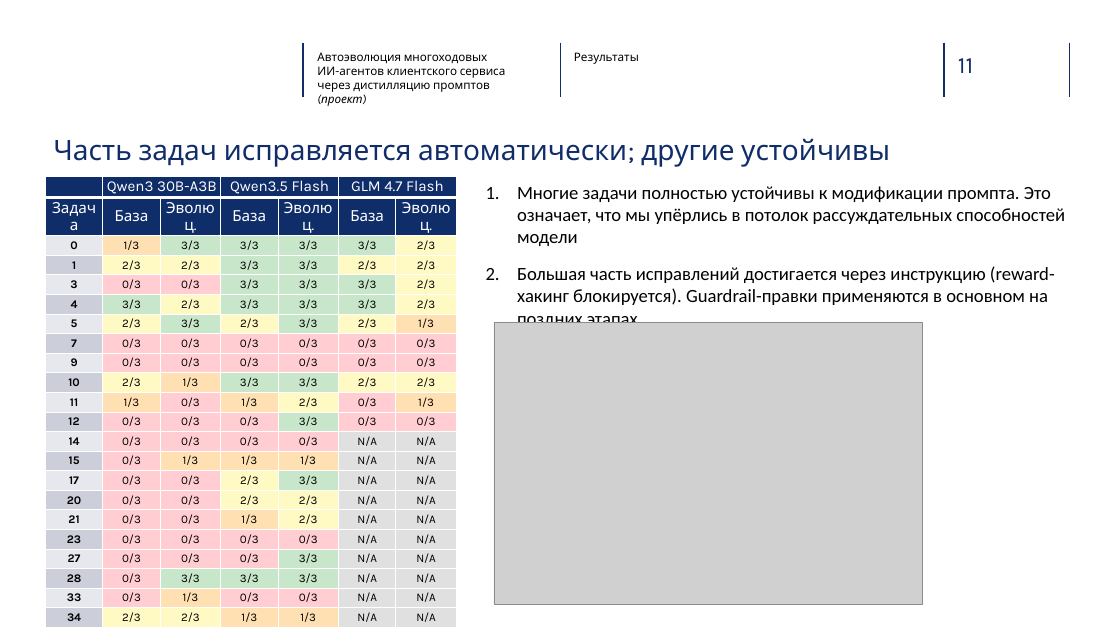
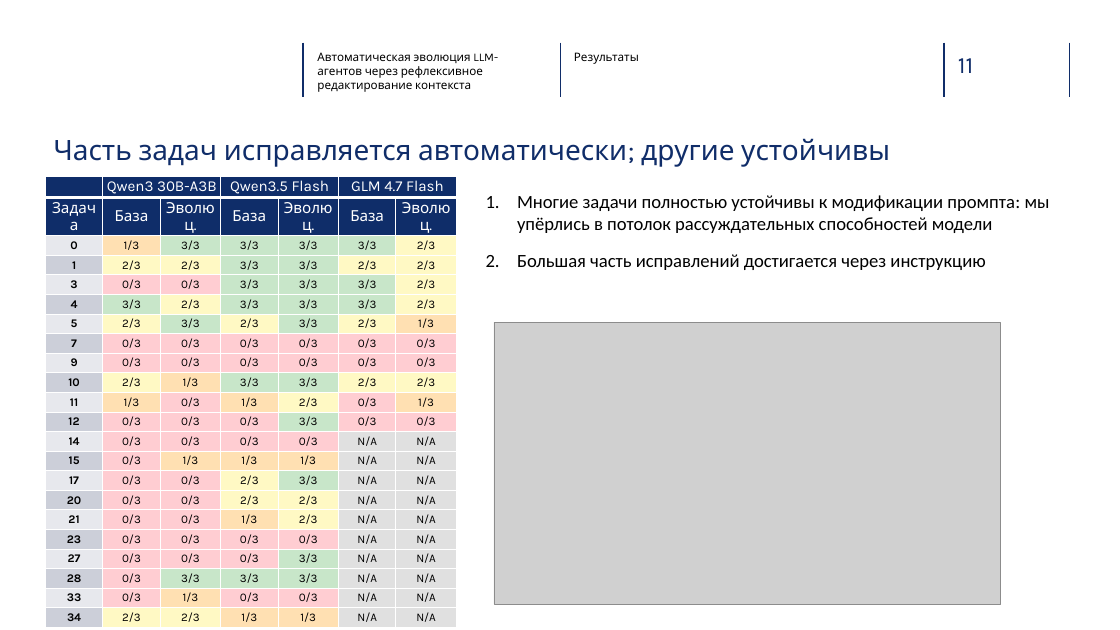
Before and after one commit to glebdementev/tau-evo, a slide deck: slide 11 of slides/defense_ru.pptx (slide 12 before the commit). Drawn at 1120x630 pixels with LibreOffice and Linux fonts; fonts in the diff are those of the drawing; grey boxes stand for pictures; background and template pictures are left out. Boxes give left, top, right and bottom in pixels: in the first picture for what was removed or moved away, otherwise in the second. Text is boxed around its words. In the diff, an @@ line names an element or a change of style, - is before the commit and + after.

```diff
--- a/slides/defense_ru.pptx
+++ b/slides/defense_ru.pptx
@@ text at bbox=[317, 52, 498, 92]: text changed @@
-Автоэволюция многоходовых
-ИИ-агентов клиентского сервиса через дистилляцию промптов (проект)
+Автоматическая эволюция LLM-агентов через рефлексивное редактирование контекста
@@ text at bbox=[517, 195, 1050, 270]: text changed @@
-1. Многие задачи полностью устойчивы к модификации промпта. Это означает, что мы упёрлись в потолок рассуждательных способностей модели
-2. Большая часть исправлений достигается через инструкцию (reward-хакинг блокируется). Guardrail-правки применяются в основном на поздних этапах
+1. Многие задачи полностью устойчивы к модификации промпта: мы упёрлись в потолок рассуждательных способностей модели
+2. Большая часть исправлений достигается через инструкцию
@@ picture: place and size @@
-picture at bbox=[494, 323, 923, 605]
+picture at bbox=[494, 323, 1001, 605]
```
Also in this commit, not shown: 12 other slides changed, 2 slides added, 3 slides removed, 2 other files.
